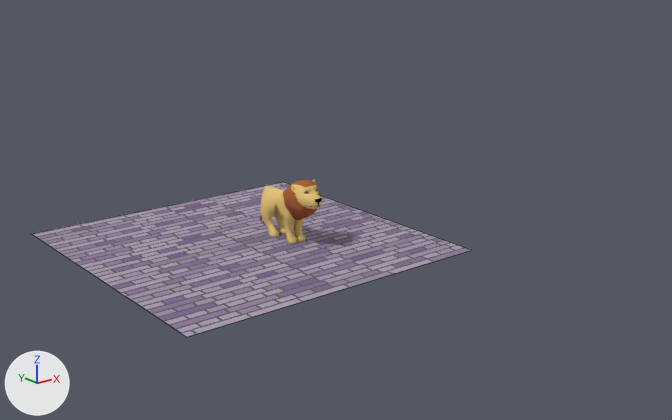
Renders of the Blender file 01-Models/animals/lion05bonesanimationtest.blend from each side of a commit.
Before and after are seen from a camera (50 mm lens) standing at (-23.2, -32.9, 13.8) and looking at (3.1, 0.1, 0.6). The axes (+X, +Y, +Z) are drawn at lower left. The lights are the same throughout. Mesh edges are drawn as thin lines on the coarser meshes.

In view in the first picture: 'Plane.001', 'lion'.
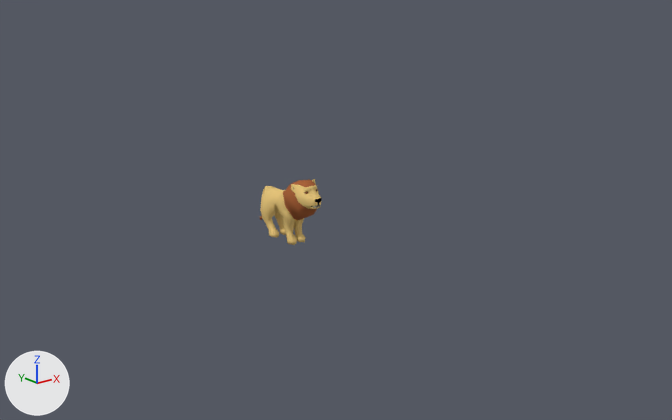
What differs and where, as boxes [x1, y1, x2, y2] in the pictures (672 x 420 px):
'Plane.001', hidden
    before: [32, 182, 471, 337]

Patch to the scene script:
```diff
--- a/01-Models/animals/lion05bonesanimationtest.blend.py
+++ b/01-Models/animals/lion05bonesanimationtest.blend.py
@@ ob_plane_001 @@
 ob_plane_001.scale = (7.08, 7.08, 7.08)
+ob_plane_001.hide_viewport = True
```
